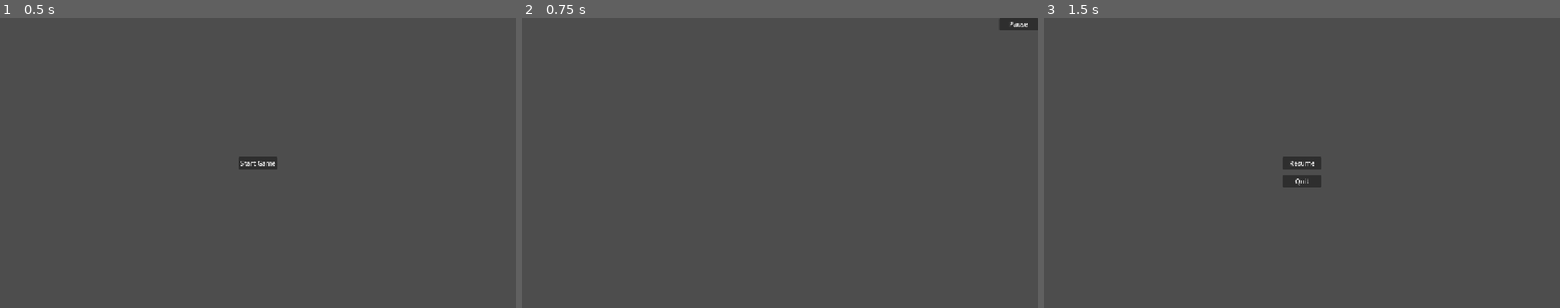
Above: before the commit, frames 1-3 (left to right).
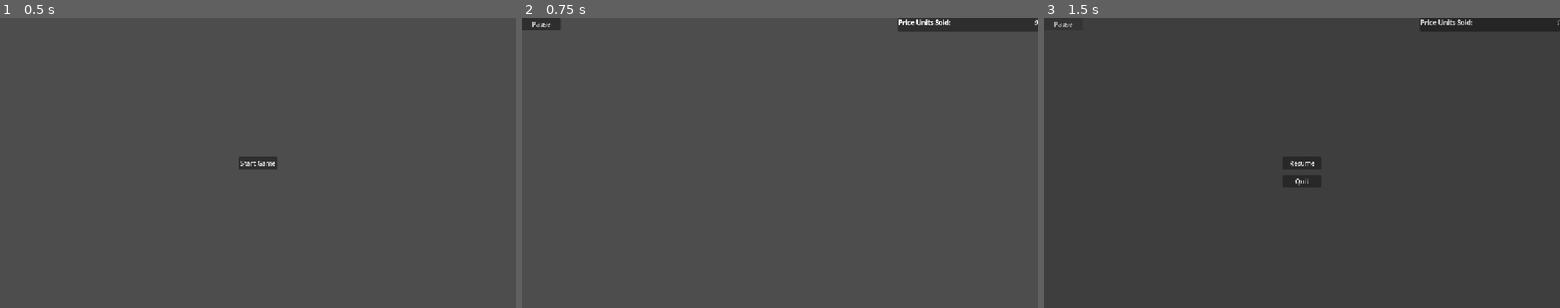
Above: after the commit, the same moments.

Repository: SemaLuna/everybodys-got-a-price
Game: Godot game, scene res://main.tscn
Two runs of this game, one before a commit and one after it. Both use one fixed random seed, a clock stepped at 60 frames per second and the inputs below.
Inputs:
- Up to frame 1 (0.5 s): no input
- Up to frame 2 (0.75 s): click "Start Game" at 0.5 s
- Up to frame 3 (1.5 s): click "Pause" at 1.25 s

Frame 1 is identical in both runs. In frame 2, 1.3% of the frame differs, in the area x 0-100%, y 0-5%; in frame 3, 1.5%.

Commit message:
add score banner

Diff:
--- a/main.gd
+++ b/main.gd
@@ -4,18 +4,30 @@
 var uiItems = []
 var is_game_paused = false
 var is_game_started = false
+var price_units_sold = 0
 
 func _ready() -> void:
 	uiItems = [$MainMenu, $PauseMenu, $HUD]
 	reset_game_state()
 
+	# TODO remove, just for testing
+	$Timer.start()
+
+# TODO remove
+func _on_timer_timeout() -> void:
+	if (is_game_started && !is_game_paused):
+		price_units_sold += 1
+
 func _process(delta: float) -> void:
-	pass
+	if (is_game_started):
+		$HUD.update_score_banner(price_units_sold)
+
 
 func reset_game_state() -> void:
 	# TODO Start background title music
 	is_game_started = false
 	is_game_paused = false
+	price_units_sold = 0
 	show_ui($MainMenu)
 	var menu = $MainMenu
 	menu.custom_function()
@@ -35,18 +47,17 @@
 
 func pause_game() -> void:
 	# TODO make sure all the other logic pauses (e.g. timers)
-	show_ui($PauseMenu)
+	$PauseMenu.show()
 
 func unpause_game() -> void:
 	# TODO make sure all other logic restarts (e.g. timers) when unpausing
-	show_ui($HUD)
+	$PauseMenu.hide()
 
 func quit_game() -> void:
 	reset_game_state()
 
 # Hides every other uiItem - use carefully, if you want to display multiple UI scenes at once
 func show_ui(UiSceneToShow) -> void:
-	print(UiSceneToShow)
 	for item in uiItems:
 		if is_same(UiSceneToShow, item):
 			item.show()
--- a/main.tscn
+++ b/main.tscn
@@ -16,7 +16,10 @@
 [node name="PauseMenu" parent="." unique_id=1083180113 instance=ExtResource("4_1bvp3")]
 visible = false
 
+[node name="Timer" type="Timer" parent="." unique_id=2009036978]
+
 [connection signal="pause_game" from="HUD" to="." method="handle_pause"]
 [connection signal="start_game" from="MainMenu" to="." method="start_game"]
 [connection signal="quit_game" from="PauseMenu" to="." method="quit_game"]
 [connection signal="resume_game" from="PauseMenu" to="." method="handle_pause"]
+[connection signal="timeout" from="Timer" to="." method="_on_timer_timeout"]
--- a/ui/hud.gd
+++ b/ui/hud.gd
@@ -12,3 +12,6 @@
 
 func _on_pause_button_pressed() -> void:
 	pause_game.emit()
+
+func update_score_banner(score) -> void:
+	$ScoreBanner/PriceSoldValue.text = "[i]" + str(score) + "[/i]"
--- a/ui/hud.tscn
+++ b/ui/hud.tscn
@@ -1,6 +1,7 @@
 [gd_scene format=3 uid="uid://dlbtyk26gjp58"]
 
 [ext_resource type="Script" uid="uid://dkgbty0u6w72g" path="res://ui/hud.gd" id="1_rbyyf"]
+[ext_resource type="PackedScene" uid="uid://bhq5pm2dft4l3" path="res://ui/hud/score_banner.tscn" id="2_276te"]
 
 [sub_resource type="InputEventKey" id="InputEventKey_rbyyf"]
 device = -1
@@ -18,15 +19,14 @@
 script = ExtResource("1_rbyyf")
 
 [node name="PauseButton" type="Button" parent="." unique_id=991340138]
-anchors_preset = 1
-anchor_left = 1.0
-anchor_right = 1.0
-offset_left = -96.0
+offset_right = 96.0
 offset_bottom = 31.0
-grow_horizontal = 0
 size_flags_horizontal = 0
 size_flags_vertical = 0
 shortcut = SubResource("Shortcut_rbyyf")
+shortcut_feedback = false
 text = "Pause"
 
+[node name="ScoreBanner" parent="." unique_id=827953839 instance=ExtResource("2_276te")]
+
 [connection signal="pressed" from="PauseButton" to="." method="_on_pause_button_pressed"]
--- /dev/null
+++ b/ui/hud/score_banner.tscn
@@ -0,0 +1,25 @@
+[gd_scene format=3 uid="uid://bhq5pm2dft4l3"]
+
+[node name="Score Banner" type="PanelContainer" unique_id=827953839]
+anchors_preset = 1
+anchor_left = 1.0
+anchor_right = 1.0
+offset_left = -347.0
+offset_bottom = 34.0
+grow_horizontal = 0
+
+[node name="PriceSoldLabel" type="RichTextLabel" parent="." unique_id=1550562346]
+layout_mode = 2
+size_flags_horizontal = 2
+bbcode_enabled = true
+text = "[b]Price Units Sold:[/b]"
+fit_content = true
+autowrap_mode = 0
+
+[node name="PriceSoldValue" type="RichTextLabel" parent="." unique_id=1640147960]
+layout_mode = 2
+size_flags_horizontal = 10
+bbcode_enabled = true
+text = "[i]TBD[/i]"
+fit_content = true
+autowrap_mode = 0
--- a/ui/main_menu.tscn
+++ b/ui/main_menu.tscn
@@ -1,6 +1,13 @@
 [gd_scene format=3 uid="uid://csd31gpptv3ct"]
 
 [ext_resource type="Script" uid="uid://c1pni7k8o6pt" path="res://ui/main_menu.gd" id="1_t7e0r"]
+
+[sub_resource type="InputEventKey" id="InputEventKey_t7e0r"]
+device = -1
+keycode = 4194309
+
+[sub_resource type="Shortcut" id="Shortcut_eeh60"]
+events = [SubResource("InputEventKey_t7e0r")]
 
 [node name="Main Menu" type="CanvasLayer" unique_id=494341896]
 script = ExtResource("1_t7e0r")
@@ -12,13 +19,14 @@
 anchor_right = 0.5
 anchor_bottom = 0.5
 offset_left = -48.0
-offset_top = -15.5
+offset_top = -15.0
 offset_right = 48.0
-offset_bottom = 15.5
+offset_bottom = 16.0
 grow_horizontal = 2
 grow_vertical = 2
 size_flags_horizontal = 0
 size_flags_vertical = 0
+shortcut = SubResource("Shortcut_eeh60")
 text = "Start Game
 "
 
--- a/ui/pause_menu.tscn
+++ b/ui/pause_menu.tscn
@@ -2,20 +2,16 @@
 
 [ext_resource type="Script" uid="uid://dx3au2yrvk16q" path="res://ui/pause_menu.gd" id="1_50142"]
 
-[sub_resource type="InputEventKey" id="InputEventKey_50142"]
-device = -1
-keycode = 80
-unicode = 112
-
-[sub_resource type="InputEventKey" id="InputEventKey_ejwgg"]
-device = -1
-keycode = 4194305
-
-[sub_resource type="Shortcut" id="Shortcut_1bvp3"]
-events = [SubResource("InputEventKey_50142"), SubResource("InputEventKey_ejwgg")]
-
 [node name="Pause Menu" type="CanvasLayer" unique_id=494341896]
 script = ExtResource("1_50142")
+
+[node name="DarkOverlay" type="ColorRect" parent="." unique_id=505031581]
+anchors_preset = 15
+anchor_right = 1.0
+anchor_bottom = 1.0
+grow_horizontal = 2
+grow_vertical = 2
+color = Color(0, 0, 0, 0.19607843)
 
 [node name="Resume" type="Button" parent="." unique_id=1847300925]
 anchors_preset = 8
@@ -31,7 +27,6 @@
 grow_vertical = 2
 size_flags_horizontal = 0
 size_flags_vertical = 0
-shortcut = SubResource("Shortcut_1bvp3")
 text = "Resume"
 
 [node name="Quit" type="Button" parent="." unique_id=991340138]
